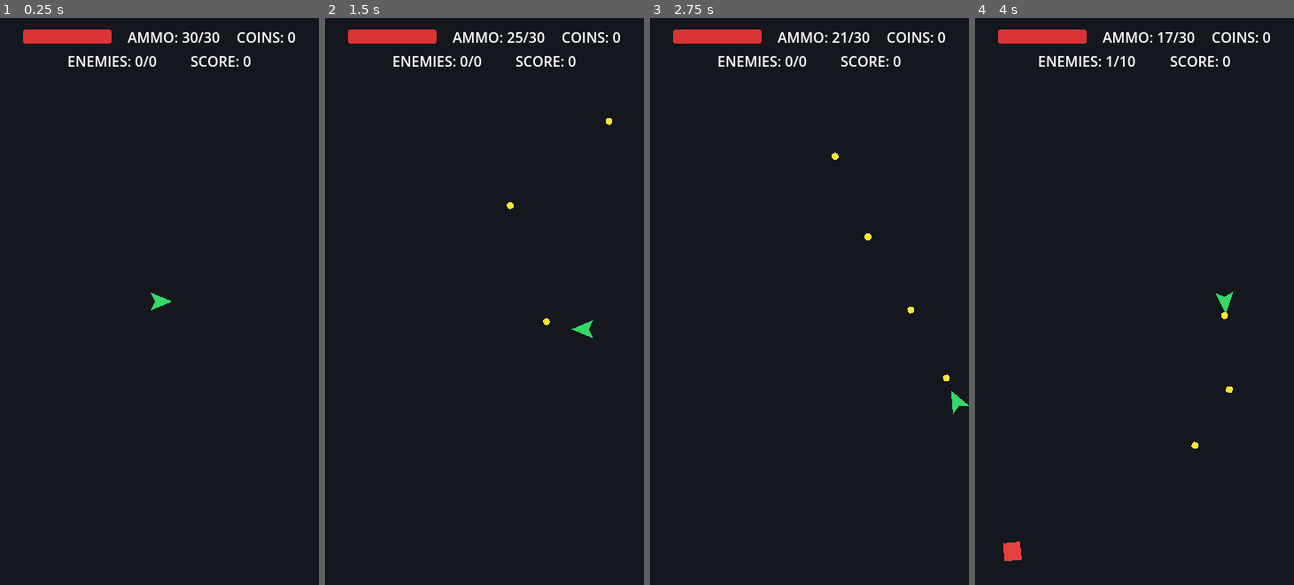
Above: before the commit, frames 1-4 (left to right).
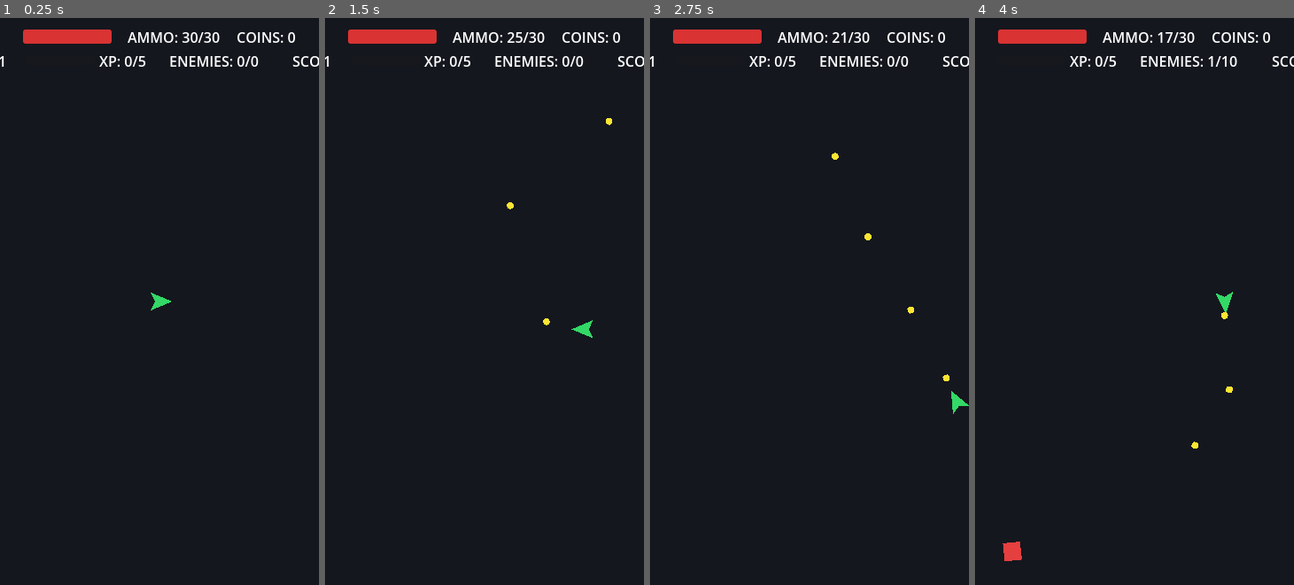
Above: after the commit, the same moments.

Repository: infantex-team/godot-survive-shoot
Game: Godot game, scene res://Game/game_view.tscn
The game is run twice, just before and just after one commit, with the same random seed, the same clock (stepped at 60 frames per second) and the same inputs.
Inputs (mouse positions are in pixels of both pictures, inside the frame that each line leads up to):
- Up to frame 1 (0.25 s): no input
- Up to frame 2 (1.5 s): tap Enter at 0.5 s; move the mouse to (554, 273) at 0.52 s; press the mouse at (554, 273) at 0.53 s; hold D (move_right) 0.53-1.28 s; move the mouse to (420, 329) at 1.27 s; release the mouse at (420, 329) at 1.28 s; hold S (move_down) from 1.28 s (still down); click (420, 329) at 1.35 s
- Up to frame 3 (2.75 s): move the mouse to (841, 176) at 2.02 s; release S (move_down) at 2.03 s; press the mouse at (841, 176) at 2.03 s; hold D (move_right) from 2.03 s (still down)
- Up to frame 4 (4 s): move the mouse to (1118, 414) at 2.77 s; release D (move_right) at 2.78 s; release the mouse at (1118, 414) at 2.78 s; hold W (move_up) 2.78-3.53 s; click (1118, 414) at 2.85 s; move the mouse to (1230, 386) at 3.52 s; press the mouse at (1230, 386) at 3.53 s; hold A (move_left) from 3.53 s (still down)

The runs differ from the first frame. In frame 1, 0.8% of the frame differs, in the area x 0-100%, y 6-9%; in frame 2, 0.8%; in frame 3, 0.8%; in frame 4, 0.8%.

Commit message:
Implement experience and leveling system with configurable XP rewards and pickups

Diff:
--- a/Game/Enemy/enemy.gd
+++ b/Game/Enemy/enemy.gd
@@ -2,6 +2,7 @@
 extends CharacterBody2D
 
 signal enemy_died(score_value: int)
+signal xp_reward_dropped(xp_reward: int, drop_position: Vector2)
 
 enum AIState {
 	PATROL,
@@ -28,6 +29,7 @@
 @export var damage: int = 1
 @export var attack_cooldown: float = 1.0
 @export var score_value: int = 10
+@export var xp_reward: int = 7
 
 @export_category("Movement")
 @export var patrol_speed: float = 70.0
@@ -91,6 +93,7 @@
 var _hit_flash_material: ShaderMaterial
 var _flash_visuals: Array[CanvasItem] = []
 var _original_visual_materials: Dictionary = {}
+var _has_died: bool = false
 
 func _ready() -> void:
 	_setup_hit_flash()
@@ -109,6 +112,7 @@
 	_stop_hit_flash()
 	_collect_flash_visuals()
 	current_hp = max_hp
+	_has_died = false
 	target_player = null
 	state = AIState.PATROL
 	last_known_player_position = global_position
@@ -167,6 +171,8 @@
 	_set_move_target(_get_current_patrol_point(), true)
 
 func take_damage(amount: int) -> void:
+	if _has_died:
+		return
 	_start_hit_flash()
 	current_hp -= amount
 	if health_bar and health_bar.has_method("update_health"):
@@ -176,7 +182,11 @@
 		die()
 
 func die() -> void:
+	if _has_died:
+		return
+	_has_died = true
 	_stop_hit_flash()
+	xp_reward_dropped.emit(xp_reward, global_position)
 	enemy_died.emit(score_value)
 	if is_instance_valid(target_player):
 		target_player.add_coin(1)
--- /dev/null
+++ b/Game/Pickup/xp_pickup.gd
@@ -0,0 +1,91 @@
+class_name XPPickup
+extends Area2D
+
+@export var value: int = 1
+@export var spread_duration: float = 0.28
+@export var collectible_delay: float = 0.18
+@export var spread_speed: float = 110.0
+@export var magnet_speed: float = 260.0
+@export var collection_distance: float = 8.0
+@export var collection_effect_duration: float = 0.08
+
+var _player: Player = null
+var _spread_velocity: Vector2 = Vector2.ZERO
+var _age: float = 0.0
+var _is_collecting: bool = false
+var _collection_remaining: float = 0.0
+var _reward_claimed: bool = false
+
+func configure(amount: int, initial_velocity: Vector2, player: Player) -> void:
+	value = maxi(0, amount)
+	_spread_velocity = initial_velocity
+	_player = player
+
+func _ready() -> void:
+	add_to_group("xp_pickups")
+
+func _process(delta: float) -> void:
+	if value <= 0:
+		queue_free()
+		return
+
+	if _is_collecting:
+		_update_collection_effect(delta)
+		return
+
+	_age += delta
+	if _age <= spread_duration:
+		global_position += _spread_velocity * delta
+		_spread_velocity = _spread_velocity.move_toward(Vector2.ZERO, spread_speed * delta / maxf(0.001, spread_duration))
+		return
+
+	if _age < spread_duration + collectible_delay:
+		return
+
+	_acquire_player()
+	if not is_instance_valid(_player) or _player.is_dead:
+		return
+
+	var distance := global_position.distance_to(_player.global_position)
+	if distance > _player.xp_magnet_radius:
+		return
+
+	global_position = global_position.move_toward(_player.global_position, magnet_speed * delta)
+	if distance <= collection_distance:
+		_begin_collection()
+
+func _acquire_player() -> void:
+	if is_instance_valid(_player) and not _player.is_dead:
+		return
+	for node in get_tree().get_nodes_in_group("player"):
+		if node is Player and is_instance_valid(node) and not node.is_dead:
+			_player = node
+			return
+
+func _begin_collection() -> void:
+	if _is_collecting:
+		return
+	_is_collecting = true
+	_collection_remaining = collection_effect_duration
+	visible = true
+	set_process(true)
+
+func _update_collection_effect(delta: float) -> void:
+	_collection_remaining -= delta
+	if is_instance_valid(_player):
+		global_position = global_position.move_toward(_player.global_position, magnet_speed * 1.5 * delta)
+
+	var progress := 1.0 - maxf(_collection_remaining, 0.0) / maxf(0.001, collection_effect_duration)
+	scale = Vector2.ONE * lerpf(1.0, 1.8, progress)
+	modulate.a = lerpf(1.0, 0.0, progress)
+
+	if _collection_remaining <= 0.0:
+		_claim_reward()
+
+func _claim_reward() -> void:
+	if _reward_claimed:
+		return
+	_reward_claimed = true
+	if is_instance_valid(_player) and not _player.is_dead:
+		_player.add_xp(value)
+	queue_free()
--- /dev/null
+++ b/Game/Pickup/xp_pickup.tscn
@@ -0,0 +1,22 @@
+[gd_scene format=3]
+
+[ext_resource type="Script" path="res://Game/Pickup/xp_pickup.gd" id="1_xp_pickup_script"]
+
+[sub_resource type="CircleShape2D" id="CircleShape2D_xp_pickup"]
+radius = 5.0
+
+[node name="XPPickup" type="Area2D" groups=["xp_pickups"]]
+collision_layer = 0
+collision_mask = 0
+script = ExtResource("1_xp_pickup_script")
+
+[node name="CollisionShape2D" type="CollisionShape2D" parent="."]
+shape = SubResource("CircleShape2D_xp_pickup")
+
+[node name="Glow" type="Polygon2D" parent="."]
+color = Color(0.15, 0.95, 1, 0.32)
+polygon = PackedVector2Array(0, -9, 9, 0, 0, 9, -9, 0)
+
+[node name="Core" type="Polygon2D" parent="."]
+color = Color(0.55, 1, 1, 1)
+polygon = PackedVector2Array(0, -5, 5, 0, 0, 5, -5, 0)
--- /dev/null
+++ b/Game/Player/default_xp_level_config.tres
@@ -0,0 +1,7 @@
+[gd_resource type="Resource" script_class="XPLevelConfig" load_steps=2 format=3]
+
+[ext_resource type="Script" path="res://Game/Player/xp_level_config.gd" id="1_xp_level_config_script"]
+
+[resource]
+script = ExtResource("1_xp_level_config_script")
+xp_requirements = Array[int]([5, 10, 20, 35, 55, 80, 110, 145, 185, 230])
--- a/Game/Player/player.gd
+++ b/Game/Player/player.gd
@@ -4,6 +4,8 @@
 signal health_changed(current_hp: int, max_hp: int)
 signal ammo_changed(current_ammo: int, max_ammo: int)
 signal coins_changed(coins: int)
+signal xp_changed(current_xp: int, required_xp: int, level: int)
+signal level_changed(level: int)
 signal died
 
 @export var speed: float = 150.0
@@ -11,6 +13,8 @@
 @export var max_ammo: int = 30
 @export var reload_time: float = 2.0
 @export var shoot_cooldown: float = 0.2
+@export var xp_magnet_radius: float = 90.0
+@export var xp_level_config: XPLevelConfig = preload("res://Game/Player/default_xp_level_config.tres")
 
 @onready var shoot_point: Marker2D = $ShootPoint
 @onready var shoot_timer: Timer = $ShootTimer
@@ -20,6 +24,8 @@
 var current_hp: int
 var current_ammo: int
 var coins: int = 0
+var level: int = 1
+var current_xp: int = 0
 var is_reloading: bool = false
 var is_dead: bool = false
 
@@ -37,6 +43,7 @@
 	health_changed.emit(current_hp, max_hp)
 	ammo_changed.emit(current_ammo, max_ammo)
 	coins_changed.emit(coins)
+	xp_changed.emit(current_xp, get_required_xp_for_next_level(), level)
 
 func _physics_process(delta: float) -> void:
 	if is_dead:
@@ -115,6 +122,28 @@
 	coins += amount
 	coins_changed.emit(coins)
 
+func add_xp(amount: int) -> void:
+	if amount <= 0 or is_dead:
+		return
+
+	current_xp += amount
+	var leveled := false
+	var required := get_required_xp_for_next_level()
+	while required > 0 and current_xp >= required:
+		current_xp -= required
+		level += 1
+		leveled = true
+		required = get_required_xp_for_next_level()
+
+	if leveled:
+		level_changed.emit(level)
+	xp_changed.emit(current_xp, required, level)
+
+func get_required_xp_for_next_level() -> int:
+	if not xp_level_config:
+		return 0
+	return xp_level_config.get_required_xp(level)
+
 func die() -> void:
 	if is_dead:
 		return
--- /dev/null
+++ b/Game/Player/xp_level_config.gd
@@ -0,0 +1,10 @@
+class_name XPLevelConfig
+extends Resource
+
+@export var xp_requirements: Array[int] = [5, 10, 20, 35, 55, 80, 110, 145, 185, 230]
+
+func get_required_xp(level: int) -> int:
+	var requirement_index := level - 1
+	if requirement_index < 0 or requirement_index >= xp_requirements.size():
+		return 0
+	return maxi(0, xp_requirements[requirement_index])
--- a/Game/UI/hud.gd
+++ b/Game/UI/hud.gd
@@ -6,6 +6,9 @@
 @onready var coin_label: Label = %CoinLabel
 @onready var score_label: Label = %ScoreLabel
 @onready var enemy_label: Label = %EnemyLabel
+@onready var level_label: Label = %LevelLabel
+@onready var xp_bar: ProgressBar = %XPBar
+@onready var xp_label: Label = %XPLabel
 
 func update_health(current: int, maximum: int) -> void:
 	if health_bar:
@@ -27,3 +30,12 @@
 func update_enemy_count(count: int, maximum: int) -> void:
 	if enemy_label:
 		enemy_label.text = "ENEMIES: %d/%d" % [count, maximum]
+
+func update_xp(current: int, required: int, level: int) -> void:
+	if level_label:
+		level_label.text = "LVL: %d" % level
+	if xp_bar:
+		xp_bar.max_value = max(1, required)
+		xp_bar.value = current if required > 0 else xp_bar.max_value
+	if xp_label:
+		xp_label.text = "XP: %d/%d" % [current, required] if required > 0 else "XP: MAX"
--- a/Game/UI/hud.tscn
+++ b/Game/UI/hud.tscn
@@ -69,6 +69,33 @@
 layout_mode = 2
 alignment = 1
 
+[node name="LevelLabel" type="Label" parent="MarginContainer/VBoxContainer/SecondBar"]
+unique_name_in_owner = true
+layout_mode = 2
+text = "LVL: 1"
+
+[node name="VSeparatorLevel" type="Control" parent="MarginContainer/VBoxContainer/SecondBar"]
+custom_minimum_size = Vector2(12, 0)
+layout_mode = 2
+
+[node name="XPBar" type="ProgressBar" parent="MarginContainer/VBoxContainer/SecondBar"]
+unique_name_in_owner = true
+custom_minimum_size = Vector2(80, 12)
+layout_mode = 2
+size_flags_vertical = 4
+max_value = 5.0
+step = 1.0
+show_percentage = false
+
+[node name="XPLabel" type="Label" parent="MarginContainer/VBoxContainer/SecondBar"]
+unique_name_in_owner = true
+layout_mode = 2
+text = "XP: 0/5"
+
+[node name="VSeparatorXP" type="Control" parent="MarginContainer/VBoxContainer/SecondBar"]
+custom_minimum_size = Vector2(18, 0)
+layout_mode = 2
+
 [node name="EnemyLabel" type="Label" parent="MarginContainer/VBoxContainer/SecondBar" unique_id=2063726949]
 unique_name_in_owner = true
 layout_mode = 2
--- a/Game/game_view.gd
+++ b/Game/game_view.gd
@@ -4,6 +4,8 @@
 @export var min_spawn_interval: float = 1.0
 @export var spawn_decrease_rate: float = 0.05
 @export var max_enemies: int = 10
+@export var xp_pickup_value: int = 1
+@export var max_xp_pickups_per_drop: int = 12
 
 @onready var player: Player = $Player
 @onready var hud: HUD = $HUD
@@ -11,8 +13,10 @@
 @onready var enemy_spawn_timer: Timer = $EnemySpawnTimer
 @onready var enemies_container: Node2D = $Enemies
 @onready var bullets_container: Node2D = $Bullets
+@onready var pickups_container: Node2D = $Pickups
 
 var enemy_scene: PackedScene = preload("res://Game/Enemy/enemy.tscn")
+var xp_pickup_scene: PackedScene = preload("res://Game/Pickup/xp_pickup.tscn")
 
 var score: int = 0
 var current_spawn_interval: float
@@ -28,11 +32,13 @@
 		player.health_changed.connect(_on_player_health_changed)
 		player.ammo_changed.connect(_on_player_ammo_changed)
 		player.coins_changed.connect(_on_player_coins_changed)
+		player.xp_changed.connect(_on_player_xp_changed)
 		player.died.connect(_on_player_died)
 
 		hud.update_health(player.current_hp, player.max_hp)
 		hud.update_ammo(player.current_ammo, player.max_ammo)
 		hud.update_coins(player.coins)
+		hud.update_xp(player.current_xp, player.get_required_xp_for_next_level(), player.level)
 
 	hud.update_score(score)
 	game_over_panel.restart_requested.connect(_on_restart_requested)
@@ -54,6 +60,7 @@
 	current_enemy_count += 1
 	hud.update_enemy_count(current_enemy_count, max_enemies)
 	enemy.enemy_died.connect(_on_enemy_died)
+	enemy.xp_reward_dropped.connect(_on_enemy_xp_reward_dropped)
 
 func _get_random_spawn_position() -> Vector2:
 	var side = randi() % 4
@@ -82,6 +89,27 @@
 		clampf(point.y, 30.0, 610.0)
 	)
 
+func _on_enemy_xp_reward_dropped(xp_reward: int, drop_position: Vector2) -> void:
+	_spawn_xp_burst(maxi(0, xp_reward), drop_position)
+
+func _spawn_xp_burst(total_xp: int, origin: Vector2) -> void:
+	if total_xp <= 0:
+		return
+
+	var pickup_count := maxi(1, mini(max_xp_pickups_per_drop, ceili(float(total_xp) / maxf(1.0, float(xp_pickup_value)))))
+	var remaining_xp := total_xp
+	for index in range(pickup_count):
+		var remaining_pickups := pickup_count - index
+		var amount := ceili(float(remaining_xp) / float(remaining_pickups))
+		remaining_xp -= amount
+
+		var pickup := xp_pickup_scene.instantiate() as XPPickup
+		pickups_container.add_child(pickup)
+		pickup.global_position = origin
+		var angle := TAU * float(index) / float(pickup_count) + randf_range(-0.35, 0.35)
+		var speed := randf_range(70.0, 150.0)
+		pickup.configure(amount, Vector2.RIGHT.rotated(angle) * speed, player)
+
 func _on_enemy_died(points: int) -> void:
 	score += points
 	hud.update_score(score)
@@ -97,6 +125,9 @@
 func _on_player_coins_changed(amount: int) -> void:
 	hud.update_coins(amount)
 
+func _on_player_xp_changed(current: int, required: int, level: int) -> void:
+	hud.update_xp(current, required, level)
+
 func _on_player_died() -> void:
 	enemy_spawn_timer.stop()
 	game_over_panel.show_panel(score)
--- a/Game/game_view.tscn
+++ b/Game/game_view.tscn
@@ -60,6 +60,8 @@
 
 [node name="Bullets" type="Node2D" parent="." unique_id=2137927411]
 
+[node name="Pickups" type="Node2D" parent="."]
+
 [node name="Player" parent="." unique_id=1807354267 instance=ExtResource("2_player_scene")]
 position = Vector2(180, 320)
 
Not shown, added: Game/Pickup/xp_pickup.gd.uid
Not shown, added: Game/Player/xp_level_config.gd.uid
Not shown, added: readme.md
